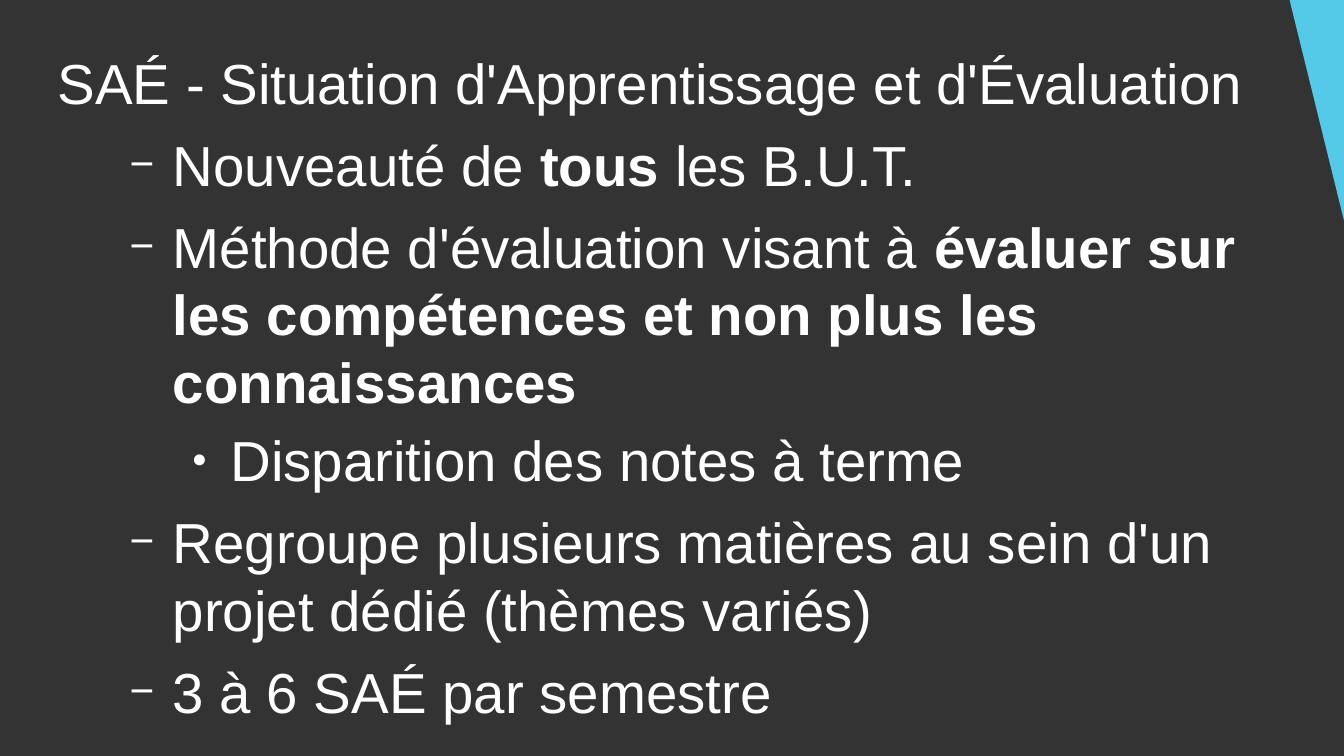
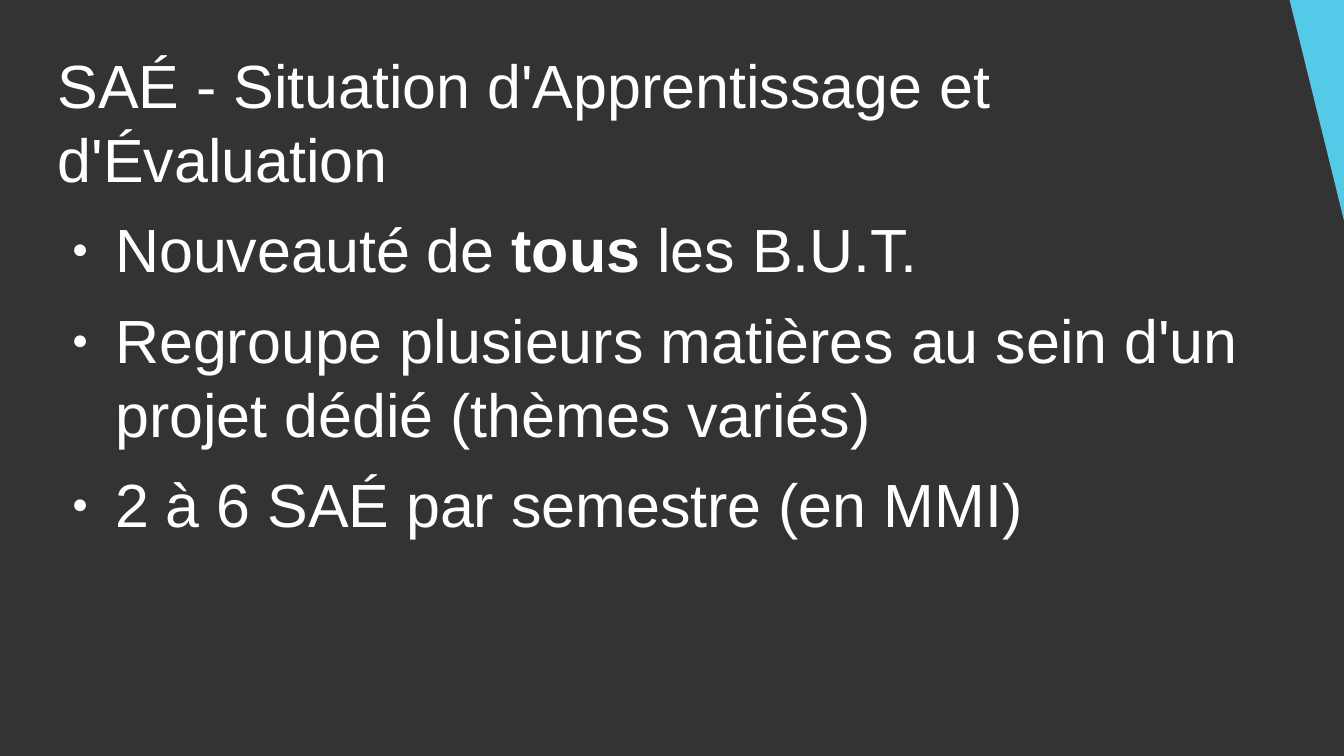
Before and after one commit to DanYellow/cours, a slide deck: slide 7 of presentation-formation-mmi/presentation.odp. Drawn at 1344x756 pixels with LibreOffice and Linux fonts; fonts in the diff are those of the drawing. Boxes give left, top, right and bottom in pixels: in the first picture for what was removed or moved away, otherwise in the second. Text is boxed around its words. In the diff, an @@ line names an element or a change of style, - is before the commit and + after.

```diff
--- a/presentation-formation-mmi/presentation.odp
+++ b/presentation-formation-mmi/presentation.odp
@@ text at bbox=[58, 60, 1237, 448]: size 33.3 to 36 pt in "SAÉ - Situation d'Apprentissage et d'Évaluation", "Nouveauté de tous les B.U.T.", "Regroupe plusieurs matières au sein d'un projet ..."; bullet − to ●; list level 2 to 1 in "Nouveauté de tous les B.U.T."; list level 2 to 1 in "Regroupe plusieurs matières au sein ..." @@
@@ text at bbox=[173, 226, 1235, 492]: paragraphs removed @@
-  − Méthode d'évaluation visant à évaluer sur les compétences et non plus les connaissances
-    ● Disparition des notes à terme
@@ text at bbox=[115, 479, 1023, 539]: text changed; size 33.3 to 36 pt @@
-  − 3 à 6 SAÉ par semestre
+● 2 à 6 SAÉ par semestre (en MMI)
```
Also in this commit, not shown: 12 other slides changed, 6 slides added, 1 other file.
